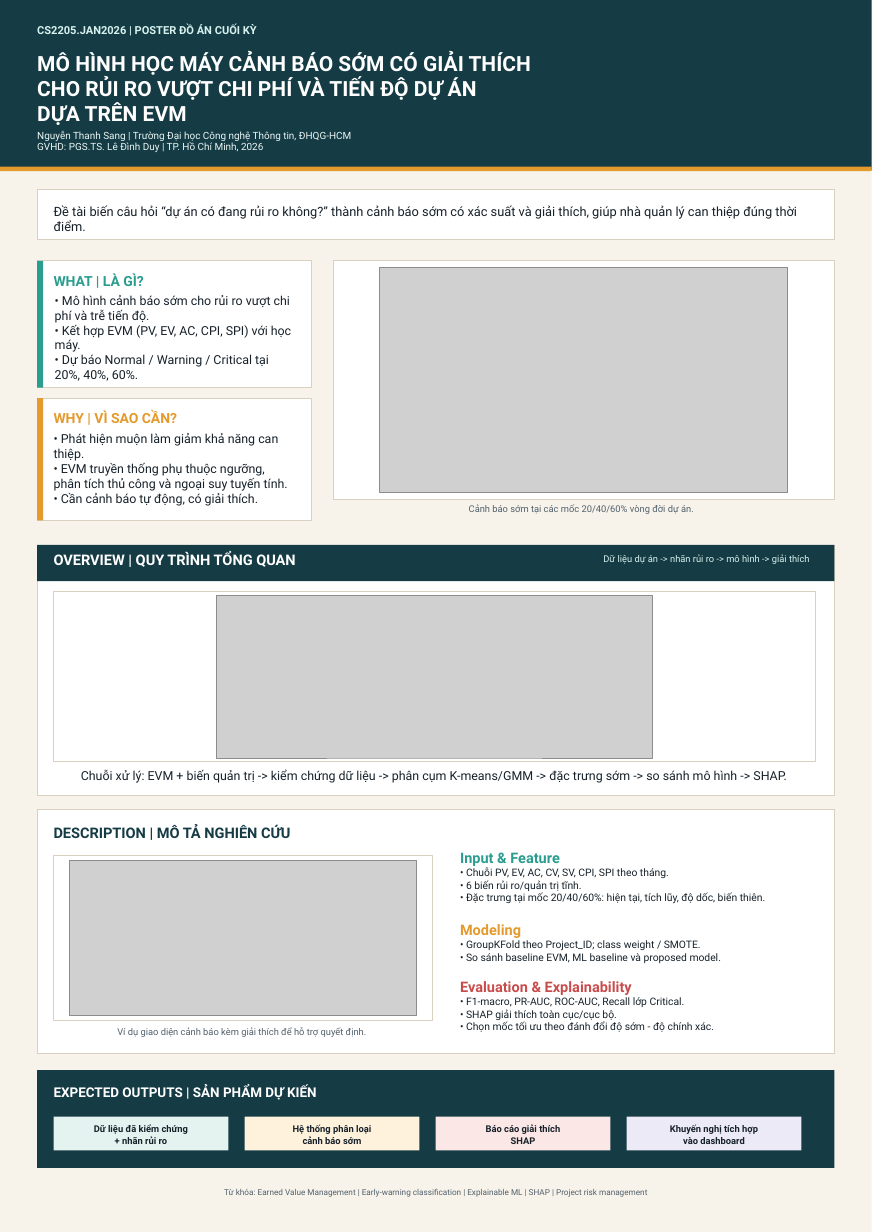
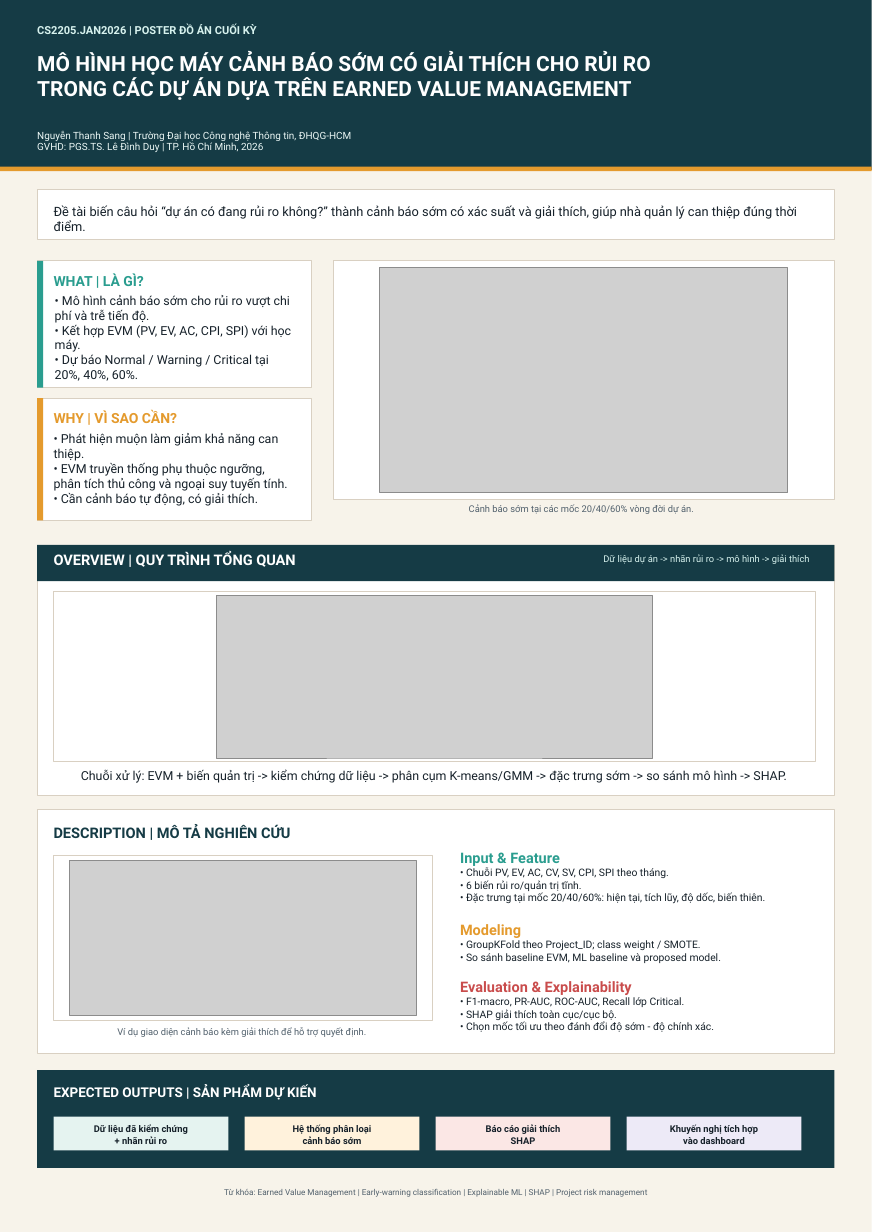
Before and after one commit to sang1833/CS2205.JAN2026, a slide deck: slide 1 of Sang Nguyễn Thanh - CS2205.JAN2026.DeCuong.FinalReport.Poster.pptx. Drawn at 872x1232 pixels with LibreOffice and Linux fonts; fonts in the diff are those of the drawing; grey boxes stand for pictures. Boxes give left, top, right and bottom in pixels: in the first picture for what was removed or moved away, otherwise in the second. Text is boxed around its words. In the diff, an @@ line names an element or a change of style, - is before the commit and + after.

```diff
--- a/Sang Nguyễn Thanh - CS2205.JAN2026.DeCuong.FinalReport.Poster.pptx
+++ b/Sang Nguyễn Thanh - CS2205.JAN2026.DeCuong.FinalReport.Poster.pptx
@@ text at [37, 51, 651, 100]: text changed @@
-MÔ HÌNH HỌC MÁY CẢNH BÁO SỚM CÓ GIẢI THÍCH
-CHO RỦI RO VƯỢT CHI PHÍ VÀ TIẾN ĐỘ DỰ ÁN
-DỰA TRÊN EVM
+MÔ HÌNH HỌC MÁY CẢNH BÁO SỚM CÓ GIẢI THÍCH CHO RỦI RO
+TRONG CÁC DỰ ÁN DỰA TRÊN EARNED VALUE MANAGEMENT
```
Also in this commit, not shown: 1 other file.
